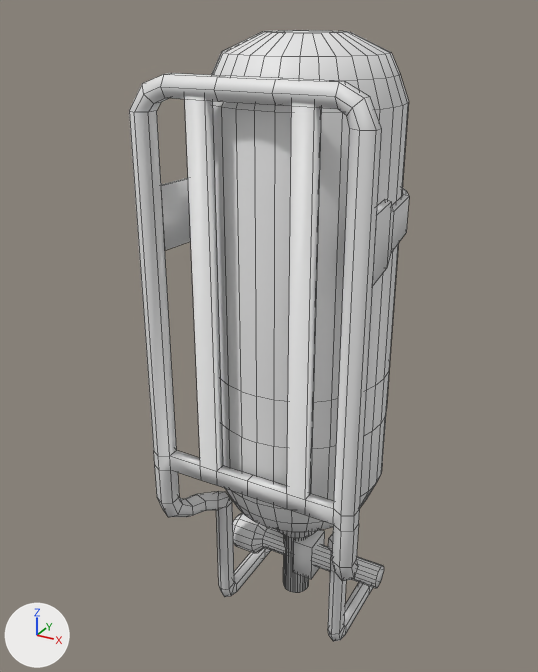
The FBX model contents/mods/XOF/media/models_x/skinned/clothes/XOFOxygenTank.fbx as it was, and as the next commit left it.
One viewpoint serves both versions: a 50 mm camera at (0.00173, -0.00187, 0.00844) aimed at (-0.00019, 0.00163, 0.00669). The axes (+X, +Y, +Z) are drawn at lower left. The lights are the same throughout. Mesh edges are drawn as thin lines.
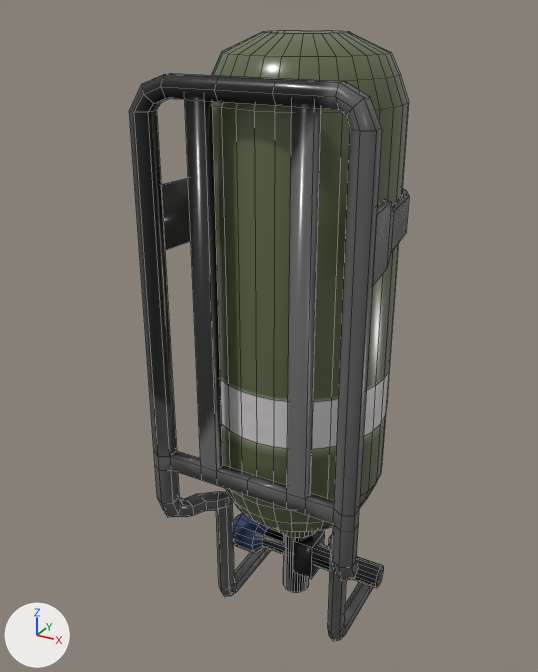
The change, as a diff of the scene's bpy script:
```diff
--- a/contents/mods/XOF/media/models_x/skinned/clothes/XOFOxygenTank.fbx.py
+++ b/contents/mods/XOF/media/models_x/skinned/clothes/XOFOxygenTank.fbx.py
@@ img_xofoxygentank_png @@
+img_xofoxygentank_png = load_image('XOFOxygenTank.png', '../../../textures/clothes/misc/XOFOxygenTank.png', 256, 256, 'sRGB')
@@ mat_none @@
+mat_none = principled_material('None')
+mat_none.texture = img_xofoxygentank_png
+mat_none.roughness = 0.255
@@ me_cylinder_001 @@
 # used by ob_cylinder_001; location = (0.0, 0.0, 0.0)
-me_cylinder_001.from_pydata(...)  # 854 vertices, 808 faces; spans x -0.00065..0.00061, y 0.00104..0.00225, z 0.00474..0.00833
+me_cylinder_001.from_pydata(...)  # 853 vertices, 806 faces; spans x -0.00065..0.00061, y 0.00104..0.00225, z 0.00474..0.00833
+# me_cylinder_001 part 1
+# 1 vertex is removed from x 0.00038, y 0.00152, z 0.00487
+# 14 faces are deleted
+# 12 new faces join them
+# me_cylinder_001 part 2
+# 1 vertex is removed from x -0.00042, y 0.00139, z 0.00553
+# 14 faces are deleted
+# 1 vertex is added at (-0.00042, 0.00139, 0.00554)
+# 14 new faces join them
+# me_cylinder_001 part 3: 247 kept faces spanning x -0.00065..0.00061, y 0.00104..0.00211, z 0.00474..0.00816 get new texture (UV) coordinates
+# me_cylinder_001 part 4: 780 faces spanning x -0.00065..0.00061, y 0.00104..0.00225, z 0.00474..0.00833 switch from no material to mat_none (picture img_xofoxygentank_png)
```

What differs and where, as boxes [x1, y1, x2, y2] in the pictures (538 x 672 px; the box of a moved part takes in the faces that stretch with it):
part 1 of me_cylinder_001, moved or reshaped
    both: [328, 552, 369, 635]
part 2 of me_cylinder_001, moved or reshaped
    before: [206, 507, 265, 584]
    after: [224, 507, 265, 584]
part 3 of me_cylinder_001, surface changed
    both: [129, 73, 382, 642]
part 4 of me_cylinder_001, recoloured
    both: [161, 32, 409, 593]
